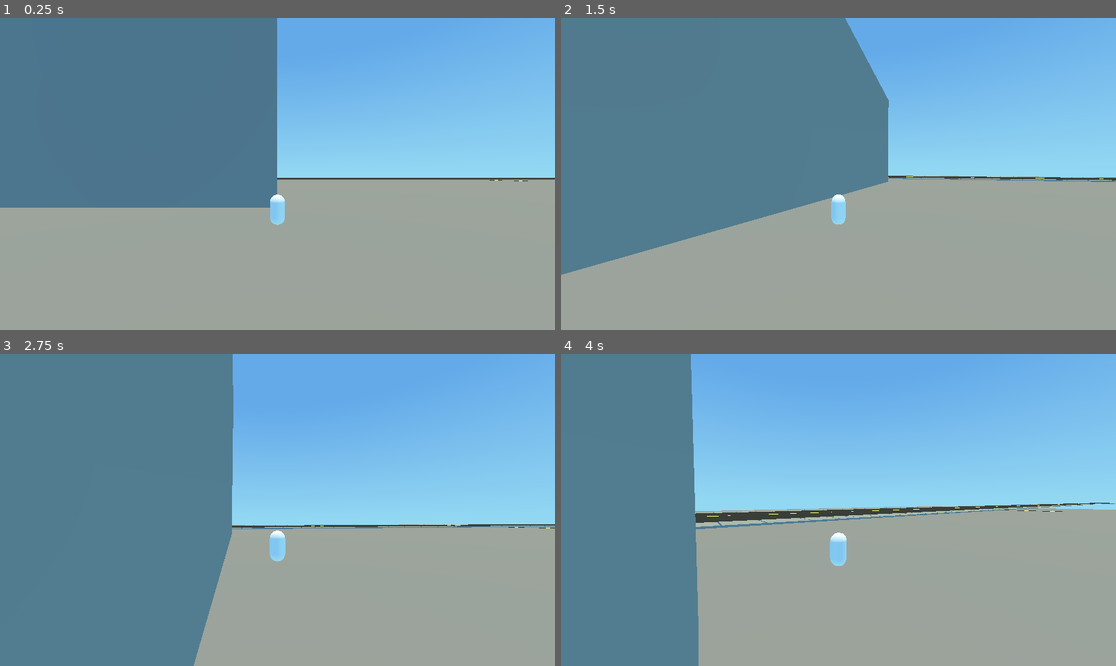
Above: before the commit, frames 1-4 (two rows, left to right).
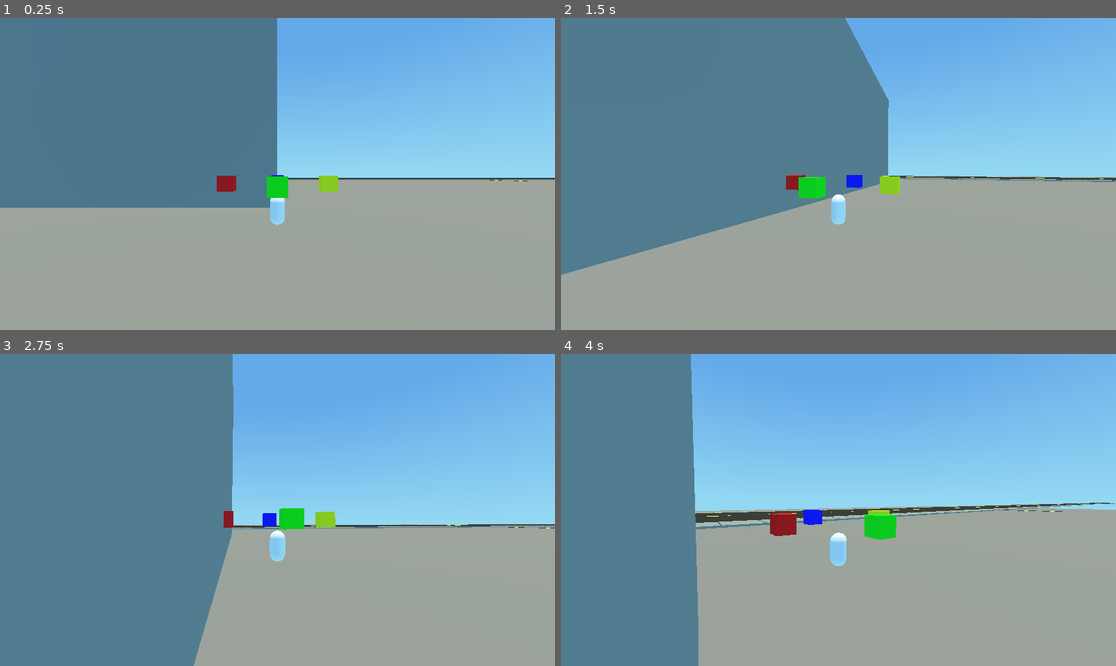
Above: after the commit, the same moments.

Repository: RedyShines/when-life-gives-you-locky
Game: Godot game, scene res://test_map.tscn
Two runs of this game, one before a commit and one after it. Both use one fixed random seed, a clock stepped at 60 frames per second and the inputs below.
Inputs (mouse positions are in pixels of both pictures, inside the frame that each line leads up to):
- Up to frame 1 (0.25 s): no input
- Up to frame 2 (1.5 s): tap Enter at 0.5 s; move the mouse to (866, 174) at 0.52 s; hold Right mouse button (interact, bound only after the commit) 0.53-1.28 s; hold W (forward) from 0.53 s (still down); move the mouse to (810, 174) at 1.27 s; tap Shift (sprint) at 1.35 s
- Up to frame 3 (2.75 s): keep holding W (forward); right-click (249, 510) at 1.55 s; move the mouse to (288, 503) at 2.02 s; hold Right mouse button (interact, bound only after the commit) from 2.03 s (still down)
- Up to frame 4 (4 s): keep holding W (forward); move the mouse to (832, 516) at 2.77 s; release Right mouse button (interact, bound only after the commit) at 2.78 s; right-click (832, 516) at 2.85 s; move the mouse to (877, 513) at 3.52 s; hold Shift (sprint) from 3.53 s (still down); right-click (877, 513) at 3.8 s

The runs differ from the first frame. In frame 1, 0.6% of the frame differs, in the area x 39-61%, y 50-58%; in frame 2, 0.8%; in frame 3, 0.7%; in frame 4, 1.0%, in the area x 37-61%, y 49-60%.

Commit message:
Interactions and audio
- Created Interaction objects for the player to interact with.
- Gave the player the ability to interact with objects via the right mouse button.
- Added Cozy Sidewalk as a looping track in the map.

Diff:
--- /dev/null
+++ b/interactable.gd
@@ -0,0 +1,9 @@
+extends Area3D
+
+class_name Interactable
+
+signal focussed(interactor: Interactor) #signal for when the object is currently focussed on (closest to player)
+
+signal unfocussed(interactor: Interactor) #signal for when the object is not being focussed on (in an area3d node)
+
+signal interacted(interactor: Interactor) #signal for when the object has been interacted with
--- /dev/null
+++ b/interactable.tscn
@@ -0,0 +1,19 @@
+[gd_scene load_steps=4 format=3 uid="uid://d26506sapd4xe"]
+
+[ext_resource type="Script" uid="uid://bol2yqegf3fqa" path="res://interactable.gd" id="1_wh154"]
+[ext_resource type="Script" uid="uid://bge18vhap1eai" path="res://interaction_script_test.gd" id="2_jcy0q"]
+
+[sub_resource type="SphereShape3D" id="SphereShape3D_x3v40"]
+
+[node name="Interactable" type="Area3D"]
+collision_layer = 16
+collision_mask = 32
+script = ExtResource("1_wh154")
+
+[node name="InteractionScript" type="CollisionShape3D" parent="."]
+shape = SubResource("SphereShape3D_x3v40")
+script = ExtResource("2_jcy0q")
+
+[node name="Node3D" type="Node3D" parent="."]
+
+[connection signal="interacted" from="." to="InteractionScript" method="_on_interactable_interacted"]
--- /dev/null
+++ b/interaction_script_test.gd
@@ -0,0 +1,5 @@
+extends CollisionShape3D
+
+
+func _on_interactable_interacted(interactor: Interactor) -> void:
+	print("Hello I am " + str(self))
--- /dev/null
+++ b/interactor.gd
@@ -0,0 +1,32 @@
+extends Area3D
+
+class_name Interactor
+
+var controller: Node3D
+
+func interact(interactable: Interactable) -> void:
+	interactable.interacted.emit(self) #For when the object is currently focussed on (closest to player)
+
+func focus(interactable: Interactable) -> void:
+	interactable.focussed.emit(self) #For when the object is not being focussed on (in an area3d node)
+
+func unfocus(interactable: Interactable) -> void:
+	interactable.unfocussed.emit(self) #For when the object has been interacted with
+
+func get_nearest_interactable() -> Interactable:
+	'''Checks all the interactables within an Area3D and checks which one is closest to the
+	Global position of that Area3D and updates as sees fit.'''
+	var list: Array[Area3D] = get_overlapping_areas()
+	var distance: float
+	var nearest_distance: float = INF
+	var nearest: Interactable = null
+
+	#Stars the check
+	for interactable in list:
+		#Gives each interactable a distance compared to the global position of x
+		distance = interactable.global_position.distance_to(global_position)
+
+		if distance < nearest_distance: #Checks if the distance compared to the current closest object is closer
+			nearest = interactable as Interactable #Gives the nearest variable a value
+			nearest_distance = distance #Replaces the old closest distance with the newer one
+	return nearest
--- a/npc.gd
+++ b/npc.gd
@@ -80,7 +80,7 @@
 		velocity = lerp(velocity, speed * direction, air_acceleration * delta)
 
 
-func _on_attribute_detector_area_entered(area: Area3D) -> void:
+func _on_attribute_detector_area_entered(_area: Area3D) -> void:
 	movement_type = 0
 	target = store_marker
 	movement_data.SPEED = 2
--- a/player.gd
+++ b/player.gd
@@ -189,3 +189,7 @@
 func handle_timers(_delta) -> void:
 	'''Handles the timers that are used for the player.'''
 	pass
+
+
+func _on_interaction_area_exited(area: Area3D) -> void:
+	pass # Replace with function body.
--- /dev/null
+++ b/player_interaction_area.gd
@@ -0,0 +1,27 @@
+extends Interactor
+
+@export var player: CharacterBody3D
+
+var saved_closest: Interactable
+
+func _ready() -> void:
+	controller = player
+
+func _process(delta: float) -> void:
+	'''Runs Processes every frame.
+	For this case, it replaces the currently closest object with the newest closest
+	object if it requires to do so'''
+	var new_closest: Interactable = get_nearest_interactable() #Gets the closest object
+	if new_closest != saved_closest: # Checks if the object is new or not
+		if is_instance_valid(saved_closest): #Checks if the old object is valid
+			unfocus(saved_closest) #Unfocusses on the old closest
+		if new_closest:
+			focus(new_closest) #Focusses on the new closest
+		saved_closest = new_closest
+
+func _input(event: InputEvent) -> void:
+	'''Handles the input.
+	For this case, it handles the input when interacting with interactable objects'''
+	if event.is_action_pressed("interact"):
+		if saved_closest: #Checks if the interacted object is the closest object
+			interact(saved_closest) #Interact
--- a/player_template.tscn
+++ b/player_template.tscn
@@ -1,7 +1,8 @@
-[gd_scene load_steps=16 format=3 uid="uid://wpnhs7t68gnw"]
+[gd_scene load_steps=17 format=3 uid="uid://wpnhs7t68gnw"]
 
 [ext_resource type="Script" uid="uid://b6rjoft0u6cci" path="res://player.gd" id="1_4k888"]
 [ext_resource type="Script" uid="uid://eimh2pa0cswa" path="res://player_movement_data.gd" id="2_87ptb"]
+[ext_resource type="Script" uid="uid://k6gn16givva7" path="res://player_interaction_area.gd" id="3_xb68p"]
 
 [sub_resource type="Resource" id="Resource_wf4jm"]
 script = ExtResource("2_87ptb")
@@ -55,12 +56,12 @@
 radial_segments = 8
 rings = 2
 
+[sub_resource type="BoxShape3D" id="BoxShape3D_84s3m"]
+size = Vector3(3, 1, 1.5)
+
 [sub_resource type="CapsuleShape3D" id="CapsuleShape3D_wf4jm"]
 radius = 0.2
 height = 0.6
-
-[sub_resource type="BoxShape3D" id="BoxShape3D_84s3m"]
-size = Vector3(1.5, 0.75, 1)
 
 [node name="Player" type="CharacterBody3D"]
 collision_layer = 2
@@ -69,7 +70,6 @@
 movement_data = SubResource("Resource_wf4jm")
 
 [node name="NESW" type="Node3D" parent="."]
-visible = false
 
 [node name="West" type="MeshInstance3D" parent="NESW"]
 transform = Transform3D(0.3, 0, 0, 0, 0.3, 0, 0, 0, 0.3, -1, 0.815, 0)
@@ -95,6 +95,21 @@
 transform = Transform3D(1, 0, 0, 0, 1, 0, 0, 0, 1, 0, 0.3, 0)
 mesh = SubResource("CapsuleMesh_447n6")
 
+[node name="InteractionArea" type="Area3D" parent="PlayerModel"]
+transform = Transform3D(-4.37114e-08, 0, -1, 0, 1, 0, 1, 0, -4.37114e-08, 0, -0.3, 0)
+collision_layer = 32
+collision_mask = 16
+script = ExtResource("3_xb68p")
+
+[node name="CollisionShape3D" type="CollisionShape3D" parent="PlayerModel/InteractionArea"]
+transform = Transform3D(1, 0, 0, 0, 1, 0, 0, 0, 1, -1.5, 0.375, 0)
+shape = SubResource("BoxShape3D_84s3m")
+
+[node name="InteractionRayCast" type="RayCast3D" parent="PlayerModel"]
+transform = Transform3D(1, 0, 0, 0, 1, 0, 0, 0, 1, 0, 0.1, 0)
+target_position = Vector3(0, 0, -3)
+collision_mask = 0
+
 [node name="PlayerHitbox" type="CollisionShape3D" parent="."]
 transform = Transform3D(1, 0, 0, 0, 1, 0, 0, 0, 1, 0, 0.3, 0)
 shape = SubResource("CapsuleShape3D_wf4jm")
@@ -107,12 +122,4 @@
 
 [node name="Camera3D" type="Camera3D" parent="springArmPivot/SpringArm3D"]
 
-[node name="Area3D" type="Area3D" parent="."]
-
-[node name="CollisionShape3D" type="CollisionShape3D" parent="Area3D"]
-transform = Transform3D(1, 0, 0, 0, 1, 0, 0, 0, 1, -0.75, 0.375, 0)
-shape = SubResource("BoxShape3D_84s3m")
-
-[node name="RayCast3D" type="RayCast3D" parent="."]
-transform = Transform3D(1, 0, 0, 0, 1, 0, 0, 0, 1, 0, 0.4, 0)
-target_position = Vector3(-1.5, 0, 0)
+[connection signal="area_exited" from="PlayerModel/InteractionArea" to="." method="_on_interaction_area_exited"]
--- a/produce_ui.gd
+++ b/produce_ui.gd
@@ -7,7 +7,7 @@
 var item
 var purchase_text = "Now Purchasing: "
 
-func _process(delta: float) -> void:
+func _process(_delta: float) -> void:
 	$CurrencyLbl.text = str(PlayerData.currency)
 
 	if quant_buy <= 0:
--- a/project.godot
+++ b/project.godot
@@ -62,6 +62,11 @@
 "events": [Object(InputEventKey,"resource_local_to_scene":false,"resource_name":"","device":-1,"window_id":0,"alt_press …(192 unchanged characters)…
 ]
 }
+interact={
+"deadzone": 0.2,
+"events": [Object(InputEventMouseButton,"resource_local_to_scene":false,"resource_name":"","device":-1,"window_id":0,"alt_pressed":false,"shift_pressed":false,"ctrl_pressed":false,"meta_pressed":false,"button_mask":0,"position":Vector2(0, 0),"global_position":Vector2(0, 0),"factor":1.0,"button_index":2,"canceled":false,"pressed":false,"double_click":false,"script":null)
+]
+}
 
 [layer_names]
 
@@ -69,3 +74,5 @@
 3d_physics/layer_2="Player"
 3d_physics/layer_3="npcs"
 3d_physics/layer_4="npc attributes"
+3d_physics/layer_5="Interactable"
+3d_physics/layer_6="Interaction"
--- a/spawn_npc.gd
+++ b/spawn_npc.gd
@@ -4,7 +4,7 @@
 var randint
 
 func _process(_delta: float) -> void:
-	randint = randi_range(1,200)
+	randint = randi_range(1,400)
 	if randint == 50:
 		var new_npc = moving_npc.instantiate()
 
--- a/test_map.tscn
+++ b/test_map.tscn
@@ -8,6 +8,8 @@
 [ext_resource type="Shader" uid="uid://d04q6lujvbey4" path="res://day_nightcycle.gdshader" id="2_4wuf8"]
 [ext_resource type="PackedScene" uid="uid://brpbx3wqvbg37" path="res://npc_attribute_changer.tscn" id="6_r0pc2"]
 [ext_resource type="PackedScene" uid="uid://baoyw5kf1fe5g" path="res://produce_ui.tscn" id="8_gqtbx"]
+[ext_resource type="AudioStream" uid="uid://1p6ojiivoq2" path="res://cozy sidewalk v2.ogg" id="9_bu3ac"]
+[ext_resource type="PackedScene" uid="uid://d26506sapd4xe" path="res://interactable.tscn" id="10_5354r"]
 
 [sub_resource type="BoxMesh" id="BoxMesh_eflb2"]
 size = Vector3(100, 3, 100)
@@ -186,7 +188,23 @@
 [node name="Control" parent="." instance=ExtResource("8_gqtbx")]
 visible = false
 
+[node name="Interactable" parent="." instance=ExtResource("10_5354r")]
+transform = Transform3D(1, 0, 0, 0, 1, 0, 0, 0, 1, 34.971, -0.140959, -22.8802)
+
+[node name="Interactable2" parent="." instance=ExtResource("10_5354r")]
+transform = Transform3D(1, 0, 0, 0, 1, 0, 0, 0, 1, 36.971, -0.140959, -22.8802)
+
+[node name="Interactable3" parent="." instance=ExtResource("10_5354r")]
+transform = Transform3D(1, 0, 0, 0, 1, 0, 0, 0, 1, 38.971, -0.140959, -22.8802)
+
+[node name="AudioStreamPlayer" type="AudioStreamPlayer" parent="."]
+stream = ExtResource("9_bu3ac")
+autoplay = true
+
 [connection signal="body_shape_entered" from="Store/MeshInstance3D/Area3D" to="." method="_on_area_3d_body_shape_entered"]
 [connection signal="body_shape_entered" from="Store/MeshInstance3D4/Area3D" to="." method="_on_area_3d2_body_shape_entered"]
 
 [editable path="Targets/NPCAttributeChanger"]
+[editable path="Interactable"]
+[editable path="Interactable2"]
+[editable path="Interactable3"]
--- a/world.gd
+++ b/world.gd
@@ -1,8 +1,8 @@
 extends Node3D
 
-func _on_area_3d_body_shape_entered(body_rid: RID, body: Node3D, body_shape_index: int, local_shape_index: int) -> void:
+func _on_area_3d_body_shape_entered(_body_rid: RID, _body: Node3D, _body_shape_index: int, _local_shape_index: int) -> void:
 	$Player.position = Vector3(0,-40,0)
 
 
-func _on_area_3d2_body_shape_entered(body_rid: RID, body: Node3D, body_shape_index: int, local_shape_index: int) -> void:
+func _on_area_3d2_body_shape_entered(_body_rid: RID, _body: Node3D, _body_shape_index: int, _local_shape_index: int) -> void:
 	$Player.position = Vector3(0,0,-30)
Not shown, added: cozy sidewalk v2.ogg.import
Not shown, added: interactable.gd.uid
Not shown, added: interaction_script_test.gd.uid
Not shown, added: interactor.gd.uid
Not shown, added: player_interaction_area.gd.uid
Not shown: 1 places in produce_ui.tscn that only renumber resources
Not shown: 1 places in test_map.tscn that only renumber resources
Not shown, added: cozy sidewalk v2.ogg
